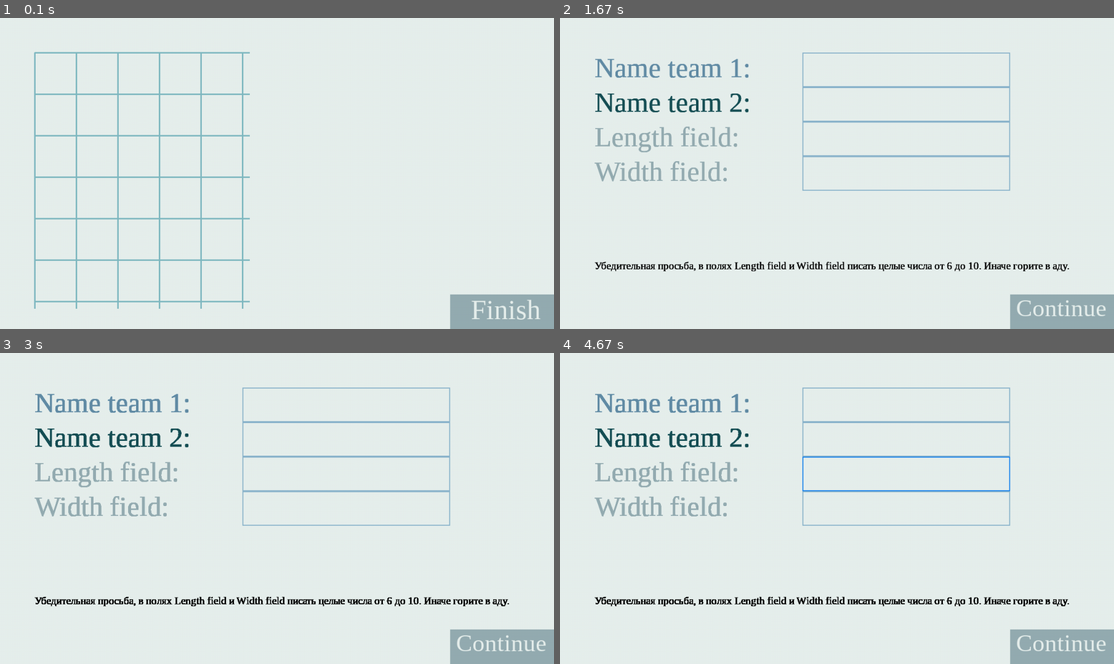
Above: before the commit, frames 1-4 (two rows, left to right).
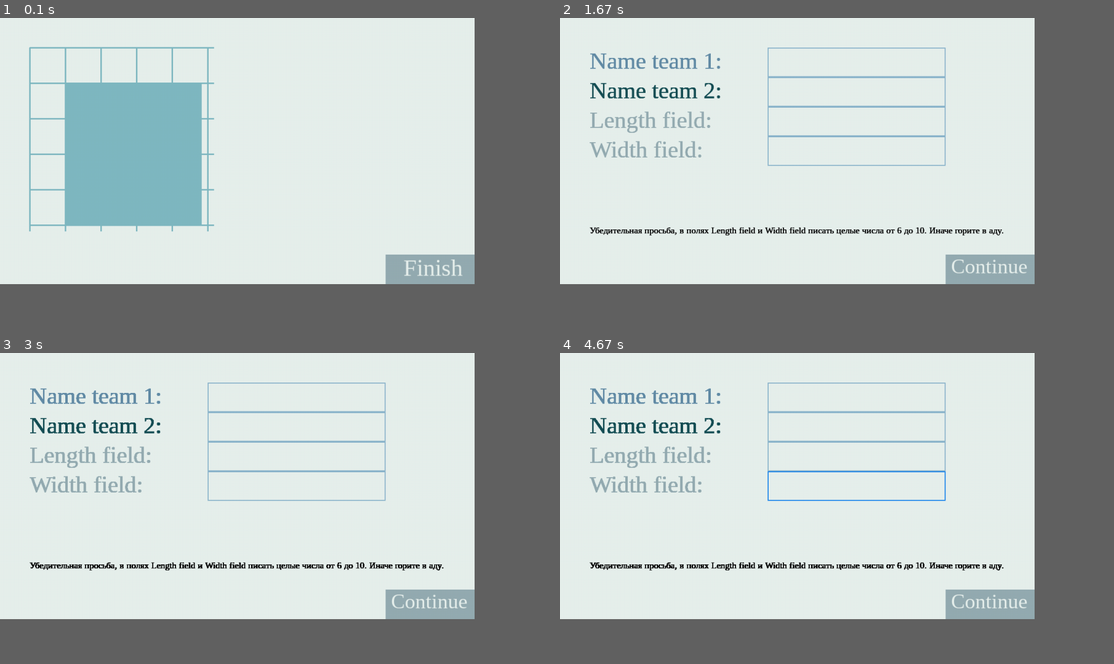
Above: after the commit, the same moments.

Repository: poLLiAziatka/Super-Gaame
Game: pygame game, started from interface.py
Same seed, same stepped clock (60 frames per second), same inputs: the game is played once before the commit and once after it.
Inputs (mouse positions are in pixels of both pictures, inside the frame that each line leads up to):
- Up to frame 1 (0.1 s): no input
- Up to frame 2 (1.67 s): click (643, 101) at 0.38 s; click "Finish" at 1.27 s; click "Play" at 1.6 s
- Up to frame 3 (3 s): click (249, 396) at 1.93 s; click (216, 555) at 2.27 s; click (221, 440) at 2.6 s; click (171, 430) at 2.93 s
- Up to frame 4 (4.67 s): click (920, 461) at 3.27 s; click (942, 480) at 3.6 s; click (897, 440) at 3.93 s; click (659, 433) at 4.27 s; click (820, 474) at 4.6 s
In our replay, the window is 900x506 before the commit and 771x433 after it. These sizes can differ from the game's own. Grey fills any space a smaller window leaves; there, only what the larger window draws over its background counts as a difference.

The runs differ from the first frame. In frame 1, 17% of the frame differs, in the area x 5-100%, y 9-100%; in frame 2, 11%; in frame 3, 11%; in frame 4, 11%.

Commit message:
супер коммит

Diff:
--- a/hero.py
+++ b/hero.py
@@ -118,6 +118,8 @@
 
     def __str__(self):
         return 'Катамаранов'
+    def team(self):
+        return self.team
 
     def description(self):
         return 'Водитель асфальтового катка, одноклассник инженера и алкоголик Игорь Катамаранов. Его жену Зинку Кашину, управляющую отделения нейротрансплантологии НИИ, засосало в трубу.'
@@ -140,6 +142,9 @@
 
     def __str__(self):
         return 'Роза Робот'
+
+    def team(self):
+        return self.team
 
     def description(self):
         return 'Рок-группа «Багровый фантомас», состоящая из Розы Робота и Шершняги. Герои, чей образ основан на фанатах российской рок-музыки 90-х, мечтают стать популярными и разговаривают на молодёжном сленге, постоянно употребляя слово «блин»'
--- a/interface.py
+++ b/interface.py
@@ -5,7 +5,7 @@
 from hero import *
 
 FPS = 60
-size = 70
+size = 60
 
 # это цвета, моя самая любимая часть кода
 background_color = (231, 240, 237)
@@ -233,18 +233,23 @@
 # у меня не работает голова, чтобы написать формулы для поля
 # я тупой пенечек, что вы от меня хотите
 def game(name_team1, name_team2, x_size_field, y_size_field, coordinates):
+    for i in range(len(coordinates)):
+        coordinates[i]-=1
+
+    '''
     class Hero_sprite(pygame.sprite.Sprite):
         def __init__(self, hero):
             hero: Hero
             pygame.sprite.Sprite.__init__(self)
             self.image = pygame.image.load(hero.image)
             self.rect = self.image.get_rect(center=(x, 0))
-
+    '''
     def info_hero(hero):
         f1 = pygame.font.SysFont('serif', size // 2)
         f2 = pygame.font.SysFont('serif', size // 4)
 
-        txt_hero = f1.render('hero', 1, main_game_color)
+        txt_hero = f1.render(str(hero), 1, main_game_color)
+        # twt_team = f2.render(hero.team, 1, main_game_color)
         txt_health = f2.render('Здоровье:  ', 1, additional_game_color)
         pygame.draw.rect(sc, (255, 0, 0), (int(size * 12.5), size * 4, hero.health // 4, size // 4), 1)
         txt_st = f2.render(f'Сила: {hero._st} ', 1, additional_game_color)
@@ -253,7 +258,8 @@
 
         # тут должна быть картинка
         pygame.draw.rect(sc, (0, 0, 0), (int(size * 11.5), int(size * 1.5), size * 2, size * 2), 1)
-        sc.blit(txt_hero, (size * 12, size // 2))
+        # sc.blit(twt_team, (size * 12, size // 3))
+        sc.blit(txt_hero, (size * 11, size // 2))
         sc.blit(txt_health, (size * 11, size * 4))
         sc.blit(txt_st, (size * 11, int(size * 4.5)))
         sc.blit(txt_ag, (size * 11, size * 5))
@@ -305,12 +311,11 @@
     i = 0
     rects = []
     s_x = min(size // x_size_field * 6, size // y_size_field * 10)
-    s_y = size // y_size_field * 16 // 2
-    # for hero in heroes:
-    # rect = pygame.Rect((size + coordinates[i] * s_x, coordinates[i + 1] * s_y), (s_x, s_y))
-    # rect = pygame.draw.rect(sc, (255, 255, 255), (size, size, s_x, s_y))
-    # i += 2
-    # rects.append([hero, rect])
+    for hero in heroes:
+        rect = pygame.Rect((size + coordinates[i] * s_x, coordinates[i + 1] * s_x), (s_x, s_x))
+        rect = pygame.draw.rect(sc, (255, 255, 255), (size + coordinates[i] * s_x, size + coordinates[i + 1] * s_x, s_x, s_x))
+        i += 2
+        rects.append([hero, rect])
 
     while 1:
         heroes_rect = []
@@ -331,13 +336,13 @@
 
         for i in range(y_size_field + 1):
             pygame.draw.line(sc, main_game_color, [size, i * s_x + size], [(x_size_field + 1) * s_x, size + i * s_x], 3)
-        """
+
         for rect in rects:
             # здесь будут картинки
-            surf = pygame.Surface((size + s_x, s_y))
+            surf = pygame.Surface((size + s_x, s_x))
             surf.fill(main_game_color)
             sc.blit(surf, rect[1])
-        """
+
         '''
         for i in range(len(board.field)):
             for j in range(len(board.field[i])):
@@ -389,6 +394,6 @@
         clock.tick(FPS)
 
 
-game('lhbvf', 'sdhhjh', 5, 6, [])
+game('lhbvf', 'sdhhjh', 5, 5, [])
 # final('Дрима тима')
 # main_menu()
